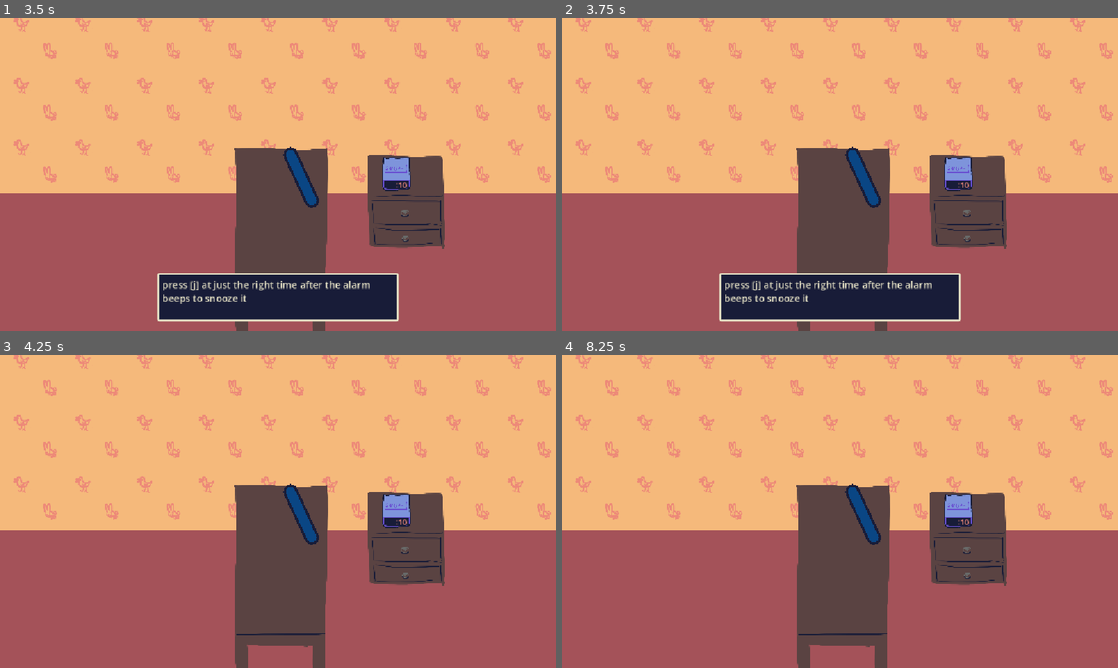
Above: before the commit, frames 1-4 (two rows, left to right).
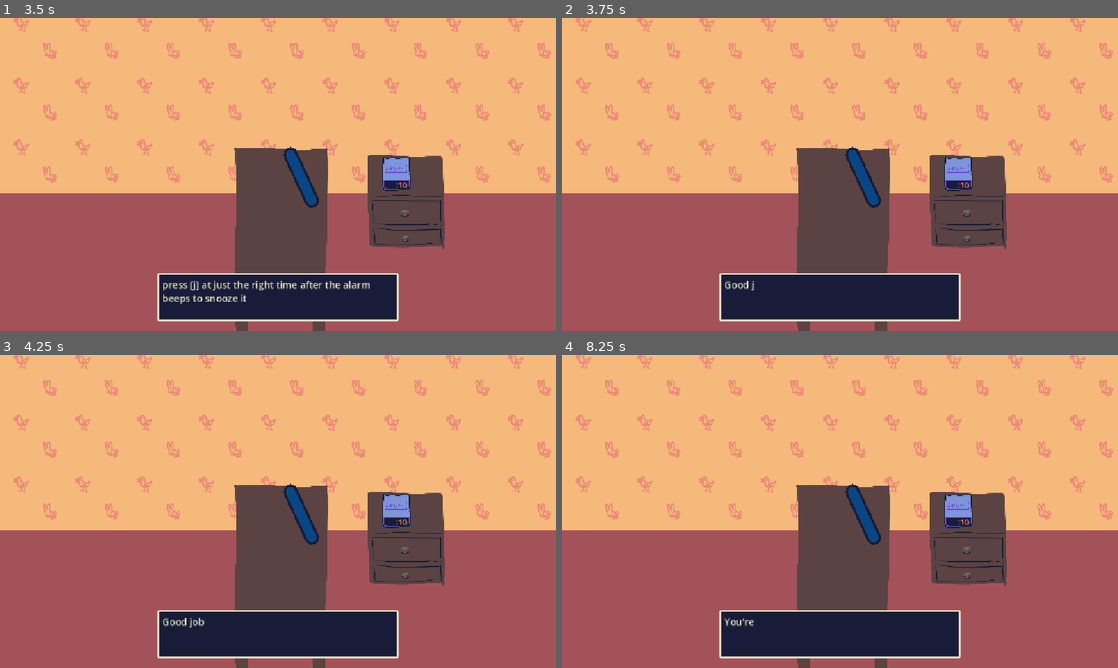
Above: after the commit, the same moments.

Repository: harperstoeckle/be_late_for_work
Game: Godot game, scene res://scenes/main.tscn
Two runs of this game, one before a commit and one after it. Both use one fixed random seed, a clock stepped at 60 frames per second and the inputs below. Sound files missing from this copy of the repository are replaced by a short silence.
Inputs:
- Up to frame 1 (3.5 s): tap Enter (ui_accept) at 0.5, 0.77, 1.25, 1.52, 3.02 s; hold Up (ui_up) 0.53-1.28 s; hold J (snooze) 0.53-1.28 s; hold Down (ui_down) 1.28-2.03 s; tap J (snooze) at 1.35, 2, 2.85 s; hold J (snooze) 2.03-2.78 s; hold Up (ui_up) from 2.03 s (still down)
- Up to frame 2 (3.75 s): tap J (snooze) at 3.5 s; release Up (ui_up) at 3.53 s; hold Down (ui_down) from 3.53 s (still down); hold J (snooze) from 3.53 s (still down)
- Up to frame 3 (4.25 s): keep holding Down (ui_down); keep holding J (snooze); tap Enter (ui_accept) at 3.77 s
- Up to frame 4 (8.25 s): tap Enter (ui_accept) at 4.25, 4.52, 6.02, 6.77, 7.52 s; release J (snooze) at 4.28 s; tap J (snooze) at 4.35, 5.85, 7.35 s; hold J (snooze) 5.03-5.78 s; release Down (ui_down) at 5.78 s; hold Up (ui_up) 5.78-8.03 s; hold J (snooze) 6.53-7.28 s; hold Down (ui_down) from 8.03 s (still down); hold J (snooze) from 8.03 s (still down)

Frame 1 is identical in both runs. In frame 2, 0.7% of the frame differs, in the area x 29-67%, y 84-92%; in frame 3, 6.7%, in the area x 28-72%, y 81-98%; in frame 4, 6.7%.
Error in both runs: Modulo by zero error in operator '%'. (res://scripts/main.gd:112)

Commit message:
Convert alarms to events

Diff:
--- a/scripts/main.gd
+++ b/scripts/main.gd
@@ -57,12 +57,12 @@
 var _next_subdivision_to_handle: int = 0
 # Number of times the music has fully played and looped back around.
 var _num_music_loops: int = 0
-var _alarm_start_subdiv: int = -1
 var _arm_tween: Tween
 var _music_bpm: int = 120
 var _music_beat_count: int = 0
 var _music_fade_tween: Tween
 
+var _checkpoint_story_index: int = 0
 var _checkpoint_next_subdivision: int = 0
 var _checkpoint_num_loops: int = 0
 
@@ -137,14 +137,19 @@
 			.set_ease(Tween.EASE_IN) \
 			.set_delay(arm_retract_delay)
 
-		if _alarm_start_subdiv >= 0:
-			var cur_total_playback_time := _get_total_playback_time()
-			match _get_accuracy(_alarm_start_subdiv + alarm_input_subdivision, cur_total_playback_time):
-				InputAccuracy.GOOD:
-					_snooze_player.play(0.15)
-				_:
-					_miss_player.play()
-		else:
+		var alarm_found := false
+		for e in _active_events:
+			if e is AlarmEvent:
+				var cur_total_playback_time := _get_total_playback_time()
+				match _get_accuracy(e.start_subdivision + e.countdown * SUBDIVISIONS_PER_BEAT + alarm_input_subdivision, cur_total_playback_time):
+					InputAccuracy.GOOD:
+						_snooze_player.play(0.15)
+					_:
+						_miss_player.play()
+				alarm_found = true
+				break
+
+		if not alarm_found:
 			_miss_player.play()
 	elif event.is_action_pressed("ui_up"):
 		_save_checkpoint()
@@ -174,28 +179,30 @@
 	if n % (4 * SUBDIVISIONS_PER_BEAT) == 0:
 		print("Measure %s" % (n / (4 * SUBDIVISIONS_PER_BEAT)))
 
-	if n in alarm_start_subdivisions:
-		_alarm_start_subdiv = n
-
-	_handle_alarm(n)
-
 func _handle_event_at_subdivision(event: Event, n: int) -> void:
-	pass
+	if event is AlarmEvent:
+		# Countdown ticking.
+		if event.active_subdivs(n) < event.countdown * SUBDIVISIONS_PER_BEAT:
+			if event.active_subdivs(n) % SUBDIVISIONS_PER_BEAT == 0:
+				_alarm_clock.set_time_left(event.countdown - event.active_subdivs(n) / SUBDIVISIONS_PER_BEAT)
+				_alarm_clock.tick()
+		elif event.active_subdivs(n) - event.countdown * SUBDIVISIONS_PER_BEAT in alarm_beep_pattern:
+			_alarm_clock.beep()
+
+		if event.active_subdivs(n) == event.countdown * SUBDIVISIONS_PER_BEAT:
+			_alarm_clock.set_indicator_text("ALARM")
 
 # True if `event` no longer has to be active.
 func _is_event_done(event: Event, n: int) -> bool:
+	if event is AlarmEvent:
+		return event.active_subdivs(n) > event.countdown * SUBDIVISIONS_PER_BEAT + alarm_input_subdivision
+
 	return true
 
 # Handles one-off events, mostly.
 func _start_event(event: Event) -> void:
 	if event is NextStoryEvent:
 		_do_next_story()
-
-func _handle_alarm(subdiv: int) -> void:
-	if _alarm_start_subdiv < 0: return
-
-	if subdiv - _alarm_start_subdiv in alarm_beep_pattern:
-		_alarm_clock.beep()
 
 # Get the total amount of playback time since the current music was started (this accounts for loops).
 func _get_total_playback_time() -> float:
@@ -242,17 +249,20 @@
 		return cur_subdiv + m - remainder
 
 func _save_checkpoint() -> void:
+	_checkpoint_story_index = _story_index
 	_checkpoint_num_loops = _num_music_loops
 	_checkpoint_next_subdivision = _next_subdivision_to_handle
 
 func _load_checkpoint() -> void:
+	_story_index = _checkpoint_story_index
 	_num_music_loops = _checkpoint_num_loops
 	_next_subdivision_to_handle = _checkpoint_next_subdivision
-	_alarm_start_subdiv = -1
 
 	if _music_beat_count > 0:
 		var music_subdiv: int = max(0, _next_subdivision_to_handle - 1) % (_music_beat_count * SUBDIVISIONS_PER_BEAT)
 		_music_player.seek(music_subdiv * 60.0 / _music_bpm / SUBDIVISIONS_PER_BEAT)
+
+	_do_next_story()
 
 func _show_dialogue(text: String) -> void:
 	_dialogue_box.show()
@@ -311,10 +321,12 @@
 
 			_story_index = 1
 		1:
+			_save_checkpoint()
 			_next_subdivision_to_handle = 0
 			_num_music_loops = 0
 			_fade_in_music()
 			_music_player.play()
+			_queue_event(AlarmEvent.new(0, 10))
 			_queue_next_story(_subdiv(6))
 			_story_index = 2
 		2:
@@ -340,5 +352,17 @@
 	func _init(p_start_subdivision: int) -> void:
 		start_subdivision = p_start_subdivision
 
+	# Amount of subdivs this event has spent alive at time `n`.
+	func active_subdivs(n: int) -> int:
+		return n - start_subdivision
+
 ## Runs the next bit of story code.
 class NextStoryEvent extends Event: pass
+
+class AlarmEvent extends Event:
+	# Number of ticks to count down.
+	var countdown: int = 0
+
+	func _init(p_start_subdivision: int, p_countdown: int = 0) -> void:
+		super(p_start_subdivision)
+		countdown = p_countdown
